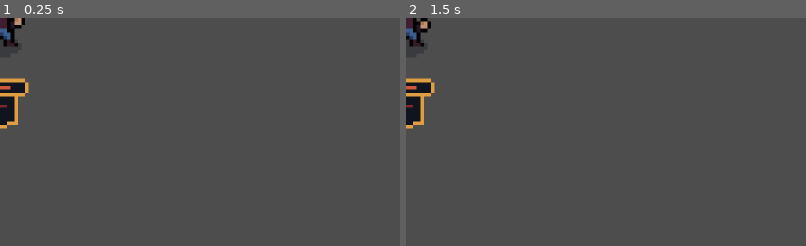
Above: before the commit, frames 1-2 (left to right).
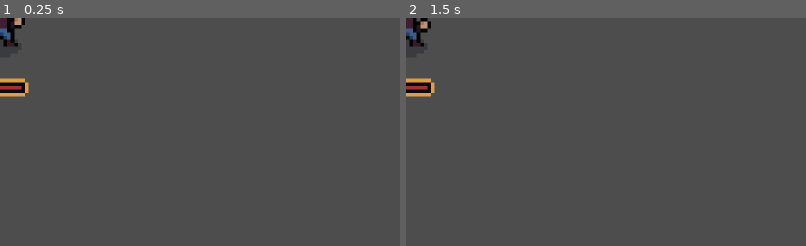
Above: after the commit, the same moments.

Repository: Paraldos/AdventureGame
Game: Godot game, scene res://actor_displays/hacker.tscn
The game is run twice, just before and just after one commit, with the same random seed, the same clock (stepped at 60 frames per second) and the same inputs. This scene is started directly instead of the project's main scene.
Inputs (mouse positions are % of the whole screen's width and height, from its top left):
- Up to frame 1 (0.25 s): no input
- Up to frame 2 (1.5 s): move the mouse to (72, 45) at 0.52 s; tap Enter at 1.25 s; move the mouse to (30, 55) at 1.27 s
The pictures show only the part of the screen within x 0-50%, y 0-50%; the shares and areas given below are measured in that part.

The runs differ from the first frame. In frame 1, 0.7% of the frame differs, in the area x 0-6%, y 29-49%; in frame 2, 0.7%.
Error before the commit: Invalid call. Nonexistent function 'get_max_hp' in base 'Nil'. (res://actor_displays/templates/actor_display.gd:23)
Error after the commit: Invalid call. Nonexistent function 'get_max_hp' in base 'Nil'. (res://actor_displays/templates/actor_display.gd:35)

Commit message:
added ini

Diff:
--- a/actor_displays/hacker.tscn
+++ b/actor_displays/hacker.tscn
@@ -1,7 +1,8 @@
-[gd_scene load_steps=9 format=3 uid="uid://dr1jlsdip2t5y"]
+[gd_scene load_steps=10 format=3 uid="uid://dr1jlsdip2t5y"]
 
 [ext_resource type="PackedScene" uid="uid://cc5lnbv826w40" path="res://actor_displays/templates/actor_display.tscn" id="1_0im2x"]
 [ext_resource type="Texture2D" uid="uid://dax12wln071yc" path="res://assets/img/char_templates/idle_battle-Sheet.png" id="2_xhsu8"]
+[ext_resource type="Texture2D" uid="uid://b0s5a1f2c7ly2" path="res://assets/img/ui/life_bar.png" id="3_0ko3r"]
 
 [sub_resource type="AtlasTexture" id="AtlasTexture_0ko3r"]
 atlas = ExtResource("2_xhsu8")
@@ -50,3 +51,10 @@
 
 [node name="Idle" parent="Sprites" index="0"]
 sprite_frames = SubResource("SpriteFrames_wupxm")
+
+[node name="TextureRect" parent="StatusBar/StatusContainer" index="0"]
+texture = ExtResource("3_0ko3r")
+
+[node name="IniLabel" parent="StatusBar/StatusContainer/IniBox" index="0"]
+offset_left = 1.0
+offset_top = 1.0
--- a/actor_displays/templates/actor_display.gd
+++ b/actor_displays/templates/actor_display.gd
@@ -2,21 +2,33 @@
 
 @onready var sprites: Node2D = %Sprites
 @onready var idle: AnimatedSprite2D = %Idle
-@onready var lifebar: TextureProgressBar = %Lifebar
-@onready var status_bar: Node2D = %StatusBar
+
+@onready var lifebar: ProgressBar = %Lifebar
+@onready var ini_box: TextureRect = %IniBox
+@onready var ini_label: Label = %IniLabel
 
 var slot_index = 0
 var actor
 
 func _ready() -> void:
+	SignalManager.state_changed.connect(_on_state_changed)
 	SignalManager.update_actor_display.connect(_on_update_actor_display)
+	SignalManager.update_ini.connect(_on_update_ini)
+	ini_box.visible = false
 	_update_lifebar()
 	if slot_index > 2:
 		sprites.scale.x = -1
 
+func _on_state_changed():
+	ini_box.visible = false
+
 func _on_update_actor_display(target_index : int):
 	if slot_index != target_index: return
 	queue_free()
+
+func _on_update_ini():
+	ini_box.visible = true
+	ini_label.text = "%s" % actor.current_ini_position
 
 func _update_lifebar(slow = false):
 	var tween_time = 0.8
--- a/actor_displays/templates/actor_display.tscn
+++ b/actor_displays/templates/actor_display.tscn
@@ -1,9 +1,18 @@
-[gd_scene load_steps=5 format=3 uid="uid://cc5lnbv826w40"]
+[gd_scene load_steps=8 format=3 uid="uid://cc5lnbv826w40"]
 
 [ext_resource type="Script" uid="uid://dumim65fw3rvl" path="res://actor_displays/templates/actor_display.gd" id="1_xrcbu"]
-[ext_resource type="Texture2D" uid="uid://c7nurt6huveky" path="res://assets/img/ui/status_bar.png" id="2_46mnd"]
+[ext_resource type="Texture2D" uid="uid://b0s5a1f2c7ly2" path="res://assets/img/ui/life_bar.png" id="2_s1614"]
 [ext_resource type="Theme" uid="uid://dxbr2pe0xoeby" path="res://assets/theme/main_theme.tres" id="3_s1614"]
-[ext_resource type="Texture2D" uid="uid://b0s5a1f2c7ly2" path="res://assets/img/ui/life_bar.png" id="4_ww1sc"]
+[ext_resource type="Texture2D" uid="uid://xnum7ht7sl8e" path="res://assets/img/ui/ini_box.png" id="5_46mnd"]
+
+[sub_resource type="AtlasTexture" id="AtlasTexture_xrcbu"]
+atlas = ExtResource("2_s1614")
+region = Rect2(0, 0, 16, 6)
+
+[sub_resource type="StyleBoxEmpty" id="StyleBoxEmpty_xrcbu"]
+
+[sub_resource type="StyleBoxFlat" id="StyleBoxFlat_46mnd"]
+bg_color = Color(0.64705884, 0.1882353, 0.1882353, 1)
 
 [node name="ActorDisplay" type="Node2D"]
 script = ExtResource("1_xrcbu")
@@ -18,32 +27,57 @@
 [node name="StatusBar" type="Node2D" parent="."]
 unique_name_in_owner = true
 
-[node name="Sprite2D" type="Sprite2D" parent="StatusBar"]
-position = Vector2(0, 25)
-texture = ExtResource("2_46mnd")
+[node name="StatusContainer" type="VBoxContainer" parent="StatusBar"]
+anchors_preset = 8
+anchor_left = 0.5
+anchor_top = 0.5
+anchor_right = 0.5
+anchor_bottom = 0.5
+offset_left = -8.0
+offset_top = 16.0
+offset_right = 8.0
+offset_bottom = 31.0
+grow_horizontal = 2
+grow_vertical = 2
+theme = ExtResource("3_s1614")
+theme_override_constants/separation = 0
 
-[node name="Label" type="Label" parent="StatusBar/Sprite2D"]
+[node name="TextureRect" type="TextureRect" parent="StatusBar/StatusContainer"]
+layout_mode = 2
+size_flags_horizontal = 4
+texture = SubResource("AtlasTexture_xrcbu")
+stretch_mode = 5
+
+[node name="Lifebar" type="ProgressBar" parent="StatusBar/StatusContainer/TextureRect"]
+unique_name_in_owner = true
+layout_mode = 0
+offset_left = 2.0
+offset_top = 3.0
+offset_right = 14.0
+offset_bottom = 4.0
+theme_override_styles/background = SubResource("StyleBoxEmpty_xrcbu")
+theme_override_styles/fill = SubResource("StyleBoxFlat_46mnd")
+value = 100.0
+show_percentage = false
+
+[node name="IniBox" type="TextureRect" parent="StatusBar/StatusContainer"]
+unique_name_in_owner = true
+layout_mode = 2
+size_flags_horizontal = 4
+size_flags_vertical = 4
+texture = ExtResource("5_46mnd")
+stretch_mode = 5
+
+[node name="IniLabel" type="Label" parent="StatusBar/StatusContainer/IniBox"]
+unique_name_in_owner = true
+layout_mode = 1
 anchors_preset = 15
 anchor_right = 1.0
 anchor_bottom = 1.0
-offset_left = -4.0
-offset_top = -4.0
-offset_right = -11.0
-offset_bottom = -10.0
+offset_bottom = -1.0
 grow_horizontal = 2
 grow_vertical = 2
 theme = ExtResource("3_s1614")
-theme_override_font_sizes/font_size = 6
-text = "-"
+text = "1"
 horizontal_alignment = 1
-
-[node name="Lifebar" type="TextureProgressBar" parent="StatusBar"]
-unique_name_in_owner = true
-offset_left = -6.0
-offset_top = 19.0
-offset_right = 6.0
-offset_bottom = 20.0
-size_flags_vertical = 4
-value = 75.0
-nine_patch_stretch = true
-texture_progress = ExtResource("4_ww1sc")
+vertical_alignment = 1
--- a/actor_manager/actor.gd
+++ b/actor_manager/actor.gd
@@ -15,6 +15,7 @@
 var actor_name = ""
 var id = name
 var slot_index = -1
+var current_ini_position = 0
 
 var names = Utils.load_json("res://data/names.json")
 var rng = RandomNumberGenerator.new()
@@ -60,3 +61,7 @@
 func get_current_hp() -> int:
 	var value = current_hp
 	return value
+
+func get_ini() -> int:
+	var value = dex
+	return value
--- a/battle_manager/battle.gd
+++ b/battle_manager/battle.gd
@@ -15,12 +15,22 @@
 
 func _on_start_battle( target_id : String ):
 	if id != target_id: return
-	_add_actor(3, front)
-	_add_actor(4, middle)
-	_add_actor(5, back)
+	_add_enemy(3, front)
+	_add_enemy(4, middle)
+	_add_enemy(5, back)
+	_set_ini()
 
-func _add_actor(slot_index : int, array : Array):
+func _add_enemy(slot_index : int, array : Array):
 	var actor = array.pick_random().instantiate()
 	actor.slot_index = slot_index
 	ActorManager.current_actors.add_child(actor)
 	SignalManager.update_actor_display.emit(slot_index)
+
+func _set_ini():
+	var actors = ActorManager.current_actors.get_children()
+	actors.sort_custom(func(a, b): return a.get_ini() > b.get_ini())
+	for index in actors.size():
+		var actor = ActorManager.current_actors.get_child(index)
+		actor.current_ini_position = index
+	await get_tree().process_frame
+	SignalManager.update_ini.emit()
--- a/singeltons/signal_manager.gd
+++ b/singeltons/signal_manager.gd
@@ -22,3 +22,4 @@
 signal remove_dialog_bubbles()
 
 signal start_battle(battle_id : String)
+signal update_ini
Binary file added: assets/img/ui/ini_box.aseprite
Binary file added: assets/img/ui/ini_box.png
Not shown, added: assets/img/ui/ini_box.png.import
Binary file changed: assets/img/ui/life_bar.aseprite
Binary file changed: assets/img/ui/life_bar.png
Binary file changed: assets/img/ui/status_bar.aseprite
